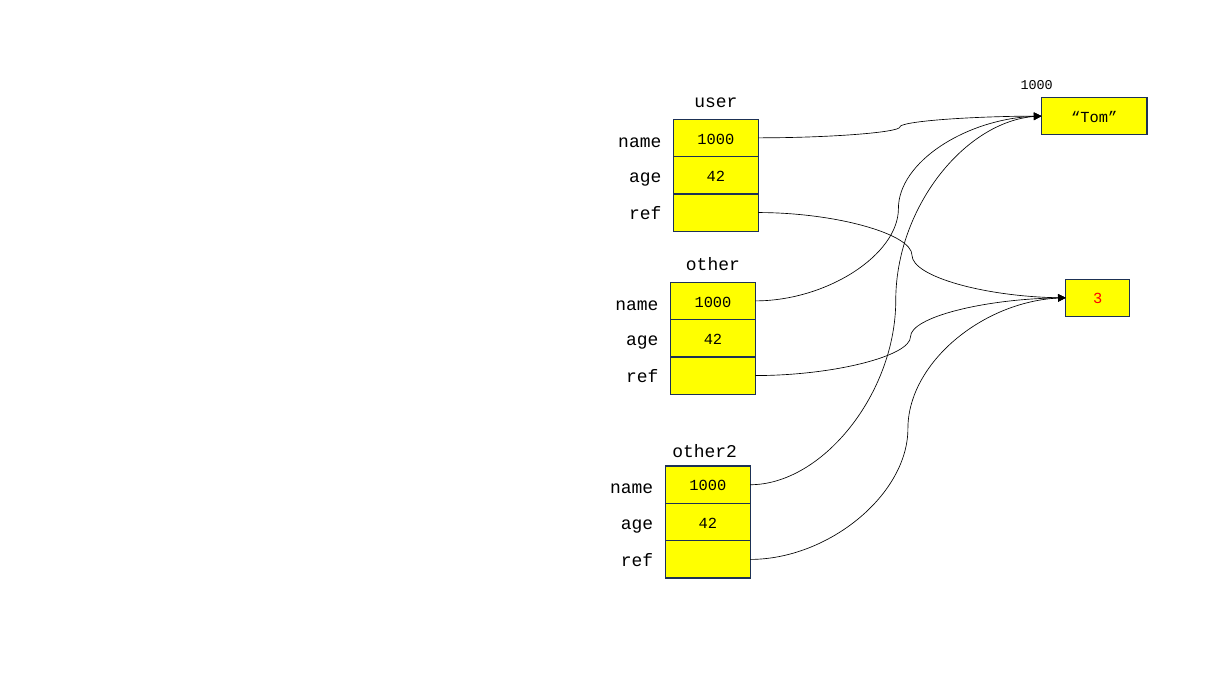
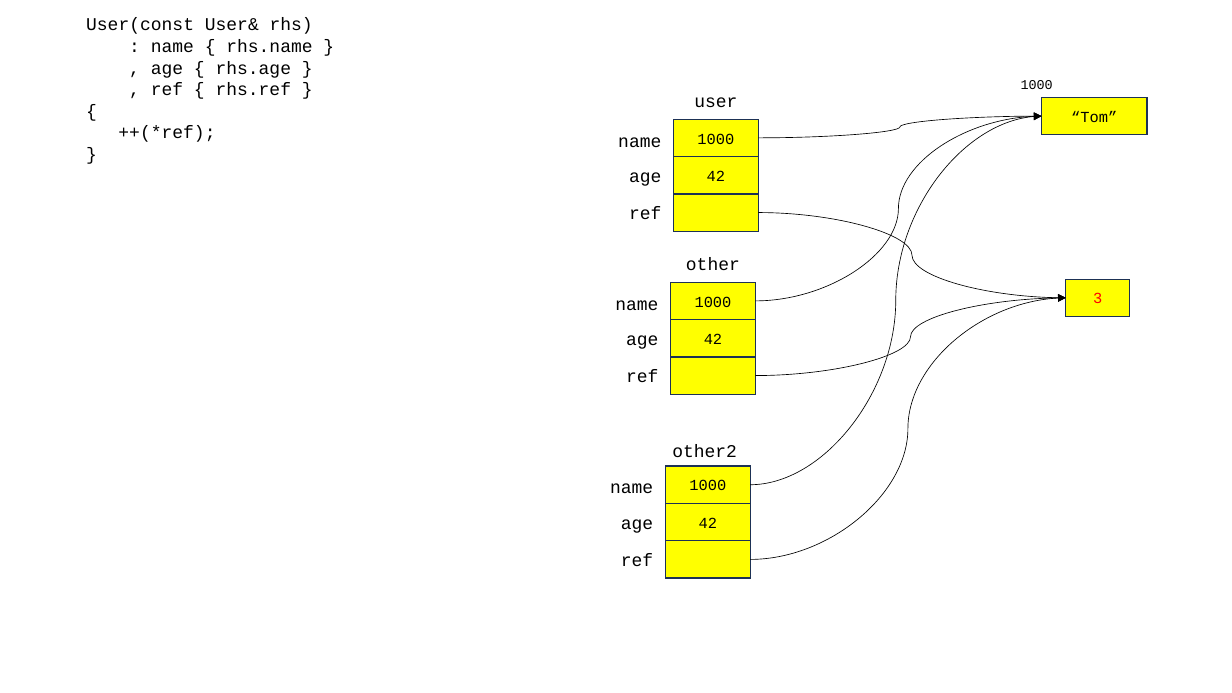
Before and after one commit to 72nkyung/hyundai_230807, a slide deck: slide 26 of hyundai_230807.pptx. Drawn at 1232x693 pixels with LibreOffice and Linux fonts; fonts in the diff are those of the drawing. Boxes give left, top, right and bottom in pixels: in the first picture for what was removed or moved away, otherwise in the second. Text is boxed around its words. In the diff, an @@ line names an element or a change of style, - is before the commit and + after.

```diff
--- a/hyundai_230807.pptx
+++ b/hyundai_230807.pptx
@@ text added at bbox=[86, 18, 313, 142], 14 pt, text #000000 @@
+User(const User& rhs)
+: name { rhs.name }
+, age { rhs.age }
+, ref { rhs.ref }
+{
+++(*ref);
+}
```
Also in this commit, not shown: 4 other slides changed, 5 slides added, 2 other files.
